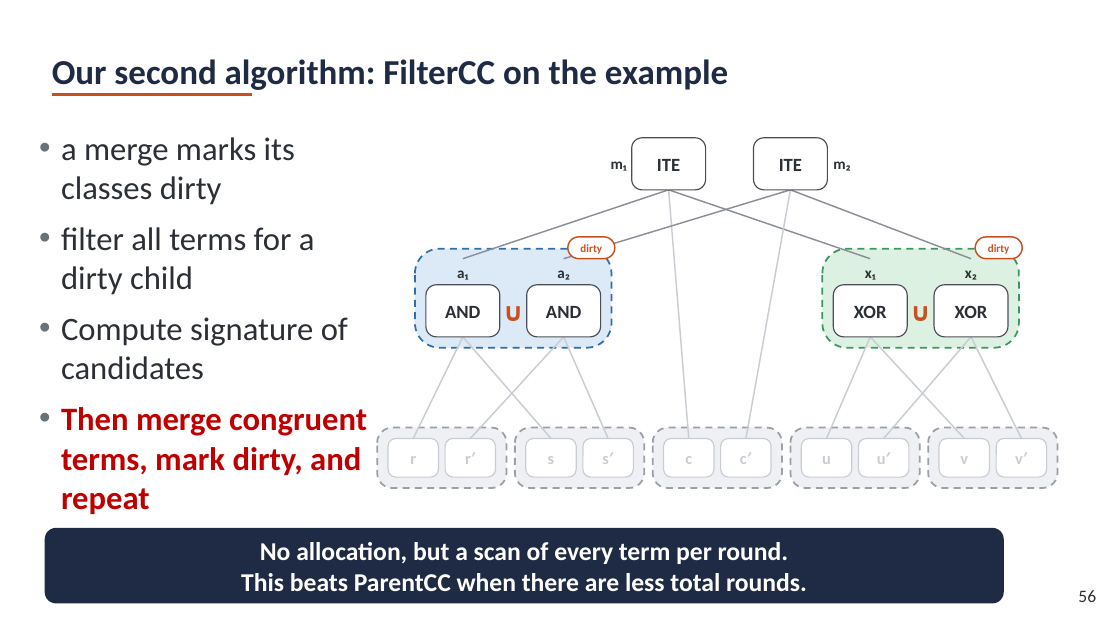
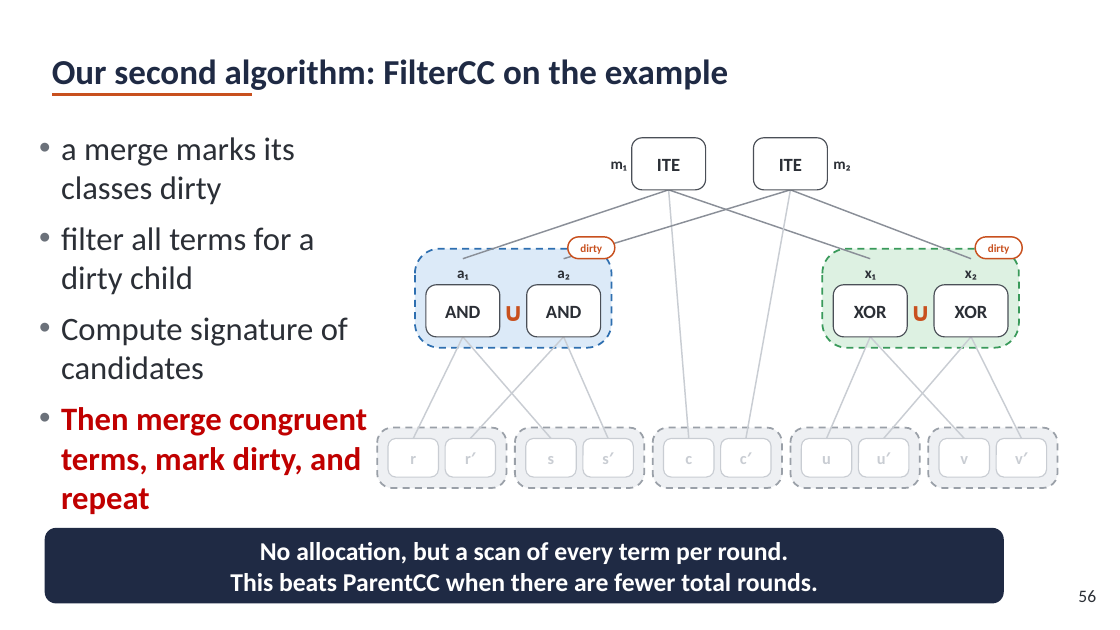
Before and after one commit to amarshah1/parallelcc-paper, a slide deck: slide 66 of slides/parallelcc-part1-version-2.pptx. Drawn at 1120x630 pixels with LibreOffice and Linux fonts; fonts in the diff are those of the drawing. Boxes give left, top, right and bottom in pixels: in the first picture for what was removed or moved away, otherwise in the second. Text is boxed around its words. In the diff, an @@ line names an element or a change of style, - is before the commit and + after.

```diff
--- a/slides/parallelcc-part1-version-2.pptx
+++ b/slides/parallelcc-part1-version-2.pptx
@@ text in rounded rectangle at (x1=230, y1=573, x2=818, y2=591): text changed @@
-This beats ParentCC when there are less total rounds.
+This beats ParentCC when there are fewer total rounds.
```
Also in this commit, not shown: 1 other slide changed, 15 slides added, 1 slide removed.
